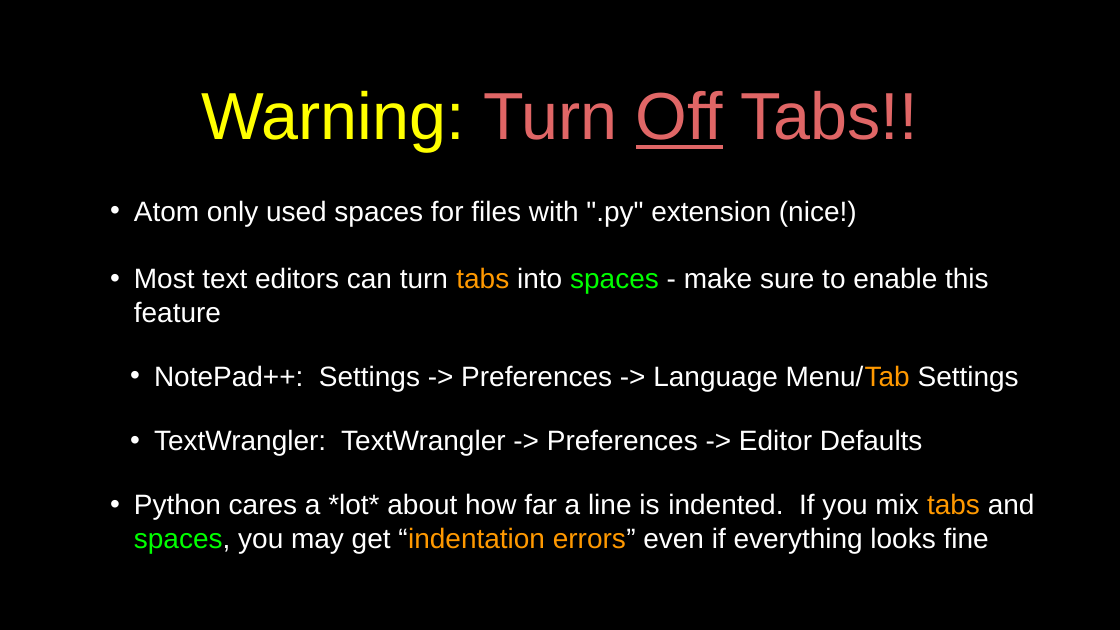
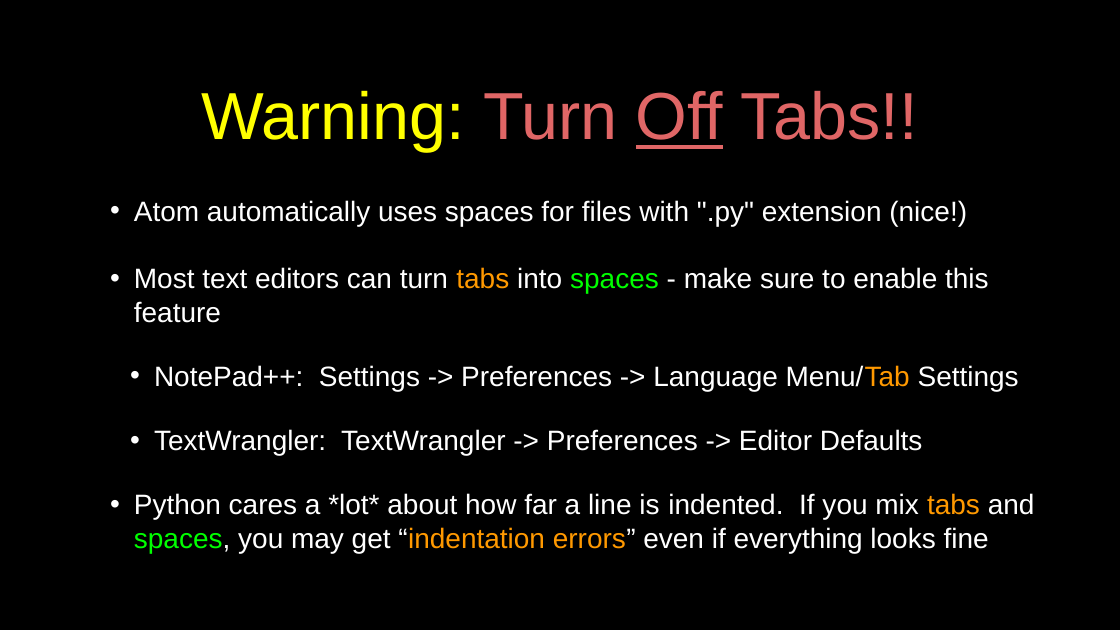
Before and after one commit to csev/py4e, a slide deck: slide 7 of lectures3/Pythonlearn-03-Conditional.pptx. Drawn at 1120x630 pixels with LibreOffice and Linux fonts; fonts in the diff are those of the drawing. Boxes give left, top, right and bottom in pixels: in the first picture for what was removed or moved away, otherwise in the second. Text is boxed around its words. In the diff, an @@ line names an element or a change of style, - is before the commit and + after.

```diff
--- a/lectures3/Pythonlearn-03-Conditional.pptx
+++ b/lectures3/Pythonlearn-03-Conditional.pptx
@@ text at <box>134,200,967,226</box>: text changed @@
-• Atom only used spaces for files with ".py" extension (nice!)
+• Atom automatically uses spaces for files with ".py" extension (nice!)
```
Also in this commit, not shown: 1 other file.
